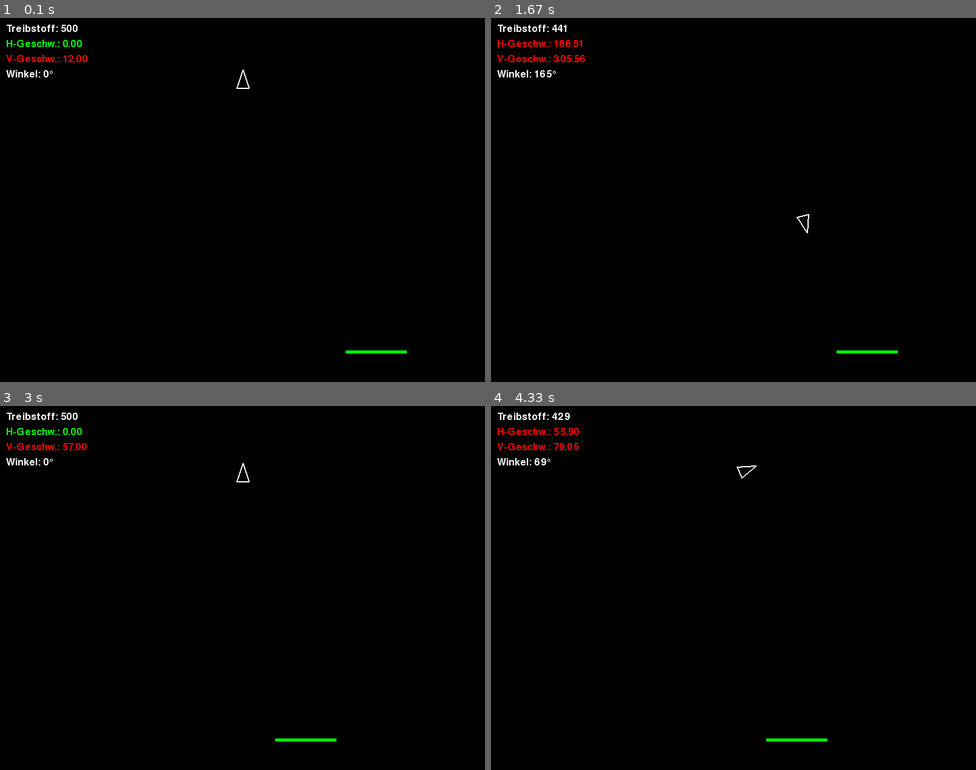
Above: before the commit, frames 1-4 (two rows, left to right).
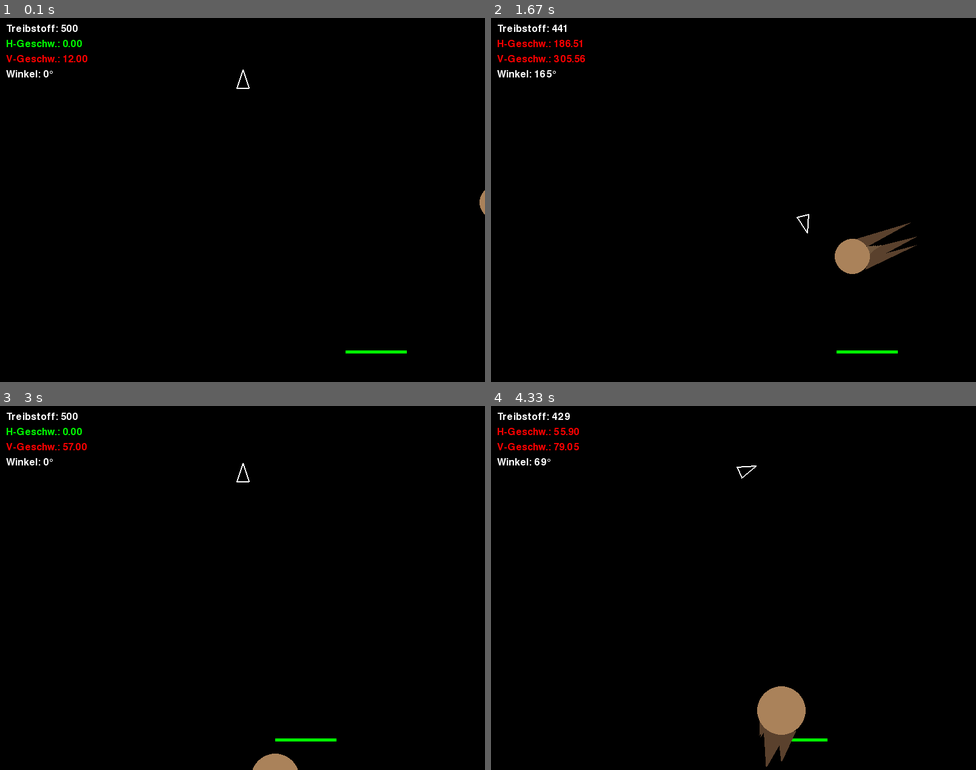
Above: after the commit, the same moments.

Repository: Lui-Wy/LunarLander-ReinforcementLearning
Game: pygame game, started from HumanGame/main.py
Same seed, same stepped clock (60 frames per second), same inputs: the game is played once before the commit and once after it.
Inputs:
- Up to frame 1 (0.1 s): no input
- Up to frame 2 (1.67 s): hold Right 0.33-0.8 s; hold Up 0.83-1.13 s; tap Space at 0.9, 1.23, 1.53 s; hold Right 1.17-1.63 s
- Up to frame 3 (3 s): hold Left 1.67-2.2 s; tap Space at 1.73, 2.03 s; tap R at 2.67 s
- Up to frame 4 (4.33 s): hold Up 3-3.37 s; tap Space at 3.07, 3.47, 3.77, 4.13 s; hold Right 3.4-4.03 s; hold Left from 4.07 s (still down)

The runs differ from the first frame. In frame 1, less than 0.1% of the frame differs, in the area x 98-100%, y 47-54%; in frame 2, 1.0%; in frame 3, 0.3%; in frame 4, 1.4%, in the area x 54-65%, y 77-100%.

Commit message:
added meteor

Diff:
--- a/AIGame/codeForAI.py
+++ b/AIGame/codeForAI.py
@@ -3,12 +3,16 @@
 import numpy as np
 import pygame
 
-from game_logic import MAX_FUEL, GameState, WORLD_WIDTH, WORLD_HEIGHT
+from game_logic import MAX_FUEL, GameState, WORLD_WIDTH, WORLD_HEIGHT, METEOR_MAX_RADIUS, LANDER_COLLISION_RADIUS
 from HumanGame.rendering import draw_screen
 
 PHYSICS_FPS = 60
 PHYSICS_DT = 1.0 / PHYSICS_FPS
 VELOCITY_NORM = 300.0
+
+# Sicherheitsabstand zum Meteor, ab dem eine Annäherung bestraft wird
+METEOR_SAFE_MARGIN = 80.0
+METEOR_AVOIDANCE_WEIGHT = 4.0
 
 class LunarLanderEnv:
     def __init__(self, render_mode=False):
@@ -46,6 +50,7 @@
 
     def _get_observation(self):
         lander = self.game_state.lander
+        meteor = self.game_state.meteor
         pad_center_x = (self.game_state.pad_x_start + self.game_state.pad_x_end) / 2
 
         angle_norm = ((lander.angle + 180) % 360 - 180) / 180
@@ -58,7 +63,12 @@
             angle_norm,
             lander.fuel / MAX_FUEL,
             pad_center_x / WORLD_WIDTH,
-            (lander.x - pad_center_x) / WORLD_WIDTH
+            (lander.x - pad_center_x) / WORLD_WIDTH,
+            meteor.x / WORLD_WIDTH,
+            meteor.y / WORLD_HEIGHT,
+            meteor.vx / VELOCITY_NORM,
+            meteor.vy / VELOCITY_NORM,
+            meteor.radius / METEOR_MAX_RADIUS
         ], dtype=np.float32)
 
     def step(self, action):
@@ -117,6 +127,16 @@
         reward -= abs(lander.vy - target_vy) / 100.0
         reward -= angle_error * 1.0
 
+        # Abstand zum Meteor bestrafen, sobald er den Sicherheitsabstand unterschreitet
+        meteor = self.game_state.meteor
+        meteor_distance = math.hypot(lander.x - meteor.x, lander.y - meteor.y)
+        meteor_collision_distance = meteor.radius + LANDER_COLLISION_RADIUS
+        meteor_safe_distance = meteor_collision_distance + METEOR_SAFE_MARGIN
+
+        if meteor_distance < meteor_safe_distance:
+            danger = (meteor_safe_distance - meteor_distance) / METEOR_SAFE_MARGIN
+            reward -= danger * METEOR_AVOIDANCE_WEIGHT
+
         # nicht ewig fliegen / Treibstoff sparen
         reward -= 0.02
         if main_thrust:
--- a/AIGame/realTestOfAI.py
+++ b/AIGame/realTestOfAI.py
@@ -5,8 +5,8 @@
 
 def main():
     env = LunarLanderEnv(render_mode=True)
-    q_net = DQN(8, 4)
-    q_net.load_state_dict(torch.load("dataFromTraining_2.pth"))
+    q_net = DQN(13, 4)
+    q_net.load_state_dict(torch.load("dataFromTraining.pth"))
     q_net.eval() # Netzwerk in Testmodus versetzen
 
     for episode in range(5):
--- a/AIGame/trainAI.py
+++ b/AIGame/trainAI.py
@@ -91,8 +91,8 @@
     env = LunarLanderEnv(render_mode=False)
 
     # Netzwerke initialisieren (Online-Netz und stabiles Target-Netz)
-    q_net = DQN(8, 4)
-    target_net = DQN(8, 4)
+    q_net = DQN(13, 4)
+    target_net = DQN(13, 4)
     target_net.load_state_dict(q_net.state_dict())
 
     optimizer = optim.Adam(q_net.parameters(), lr=LR)
--- a/HumanGame/rendering.py
+++ b/HumanGame/rendering.py
@@ -8,6 +8,10 @@
 GREEN = (0, 255, 0)
 RED = (255, 0, 0)
 YELLOW = (255, 255, 0)
+METEOR_COLOR = (170, 130, 90)
+METEOR_TRAIL_COLOR = (110, 85, 60)
+METEOR_STREAK_COLOR = (90, 65, 45)
+METEOR_STREAK_TIME_FACTOR = 0.5
 
 
 def get_viewport(screen: pygame.Surface) -> tuple[float, int, int]:
@@ -179,6 +183,102 @@
         pygame.draw.polygon(screen, YELLOW, rotated_flame)
 
 
+def get_streak_triangle(meteor, attach_offset: float, length_factor: float):
+    """
+    Berechnet die drei Eckpunkte eines Schweif-Dreiecks im Worldspace.
+
+    Beide Basispunkte liegen exakt auf dem Meteorrand (Abstand = Radius vom
+    Mittelpunkt), sodass keine Ecke seitlich über die Kugel hinausragt. Die
+    Spitze zeigt für alle Dreiecke exakt entgegen der Flugrichtung. Länge und
+    Basisbreite skalieren mit der Meteorgeschwindigkeit.
+
+    Args:
+        meteor: Meteor-Objekt mit Position, Geschwindigkeit und Radius.
+        attach_offset (float): Winkel-Offset des Ansatzpunkts auf dem Meteorrand in Grad.
+        length_factor (float): Individueller Längen-/Breitenfaktor dieses Dreiecks.
+
+    Returns:
+        tuple: Drei (x, y) Worldspace-Punkte des Dreiecks.
+    """
+    speed = math.hypot(meteor.vx, meteor.vy)
+    backward_angle = math.atan2(meteor.vy, meteor.vx) + math.pi
+    back_x, back_y = math.cos(backward_angle), math.sin(backward_angle)
+
+    # Ansatzpunkt darf um den Meteorrand herum variieren
+    attach_angle = backward_angle + math.radians(attach_offset)
+
+    # Beide Basisecken liegen exakt auf dem Kreisumfang, symmetrisch um den Ansatzwinkel
+    angular_half_width = math.radians(20.0 * length_factor)
+    base_angle_1 = attach_angle - angular_half_width
+    base_angle_2 = attach_angle + angular_half_width
+
+    base1 = (
+        meteor.x + math.cos(base_angle_1) * meteor.radius,
+        meteor.y + math.sin(base_angle_1) * meteor.radius
+    )
+    base2 = (
+        meteor.x + math.cos(base_angle_2) * meteor.radius,
+        meteor.y + math.sin(base_angle_2) * meteor.radius
+    )
+
+    length = max(8.0, speed * METEOR_STREAK_TIME_FACTOR * length_factor)
+    apex_base_x = meteor.x + math.cos(attach_angle) * meteor.radius
+    apex_base_y = meteor.y + math.sin(attach_angle) * meteor.radius
+
+    tip = (
+        apex_base_x + back_x * length,
+        apex_base_y + back_y * length
+    )
+
+    return base1, base2, tip
+
+
+def draw_meteor(screen: pygame.Surface, meteor) -> None:
+    """
+    Zeichnet den Meteor als Kugel mit Schweif-Dreiecken und einem ausblendenden
+    Staubstreifen, die Flugrichtung und Geschwindigkeit erkennbar machen.
+
+    Args:
+        screen (pygame.Surface): Oberfläche, auf die gezeichnet wird.
+        meteor: Meteor-Objekt mit Position, Radius und Bewegungsspur.
+
+    Returns:
+        None
+    """
+    for angle_offset, length_factor in meteor.streaks:
+        p1, p2, p3 = get_streak_triangle(meteor, angle_offset, length_factor)
+
+        pygame.draw.polygon(
+            screen,
+            METEOR_STREAK_COLOR,
+            [
+                world_to_screen(*p1, screen),
+                world_to_screen(*p2, screen),
+                world_to_screen(*p3, screen)
+            ]
+        )
+
+    trail_len = len(meteor.trail)
+
+    for i, (tx, ty) in enumerate(meteor.trail):
+        fade = (i + 1) / (trail_len + 1)
+        dot_radius = max(1, meteor.radius * fade * 0.5)
+
+        pygame.draw.circle(
+            screen,
+            METEOR_TRAIL_COLOR,
+            world_to_screen(tx, ty, screen),
+            scale_length(dot_radius, screen)
+        )
+
+    pygame.draw.circle(
+        screen,
+        METEOR_COLOR,
+        world_to_screen(meteor.x, meteor.y, screen),
+        scale_length(meteor.radius, screen)
+    )
+
+
 def draw_screen(screen, font, game_state):
     screen.fill(GREY)
 
@@ -205,6 +305,7 @@
         scale_length(5, screen)
     )
 
+    draw_meteor(screen, game_state.meteor)
     draw_lander(screen, lander)
 
     color_vx = GREEN if abs(lander.vx) < 1.0 else RED
--- a/VersusGame/main.py
+++ b/VersusGame/main.py
@@ -4,11 +4,11 @@
 import pygame
 import torch
 
-from game_logic import GameState, Lander, MAX_FUEL, WORLD_WIDTH, WORLD_HEIGHT
+from game_logic import GameState, Lander, Meteor, MAX_FUEL, WORLD_WIDTH, WORLD_HEIGHT, METEOR_MAX_RADIUS, spawn_meteor
 from HumanGame.rendering import draw_screen
 from AIGame.trainAI import DQN
 
-MODEL_PATH = "dataFromTraining_2.pth"
+MODEL_PATH = "dataFromTraining.pth"
 
 HEADER_HEIGHT = 40
 SCREEN_WIDTH = WORLD_WIDTH * 2
@@ -30,6 +30,7 @@
 
 def get_observation(game_state: GameState) -> np.ndarray:
     lander = game_state.lander
+    meteor = game_state.meteor
     pad_center_x = (game_state.pad_x_start + game_state.pad_x_end) / 2
 
     angle_norm = ((lander.angle + 180) % 360 - 180) / 180
@@ -42,7 +43,12 @@
         angle_norm,
         lander.fuel / MAX_FUEL,
         pad_center_x / WORLD_WIDTH,
-        (lander.x - pad_center_x) / WORLD_WIDTH
+        (lander.x - pad_center_x) / WORLD_WIDTH,
+        meteor.x / WORLD_WIDTH,
+        meteor.y / WORLD_HEIGHT,
+        meteor.vx / VELOCITY_NORM,
+        meteor.vy / VELOCITY_NORM,
+        meteor.radius / METEOR_MAX_RADIUS
     ], dtype=np.float32)
 
 
@@ -61,12 +67,40 @@
     ai_state.randomize_pad()
     pad_x_start = ai_state.pad_x_start
     pad_x_end = ai_state.pad_x_end
+
+    meteor_template = spawn_meteor()
 
     for state in (ai_state, human_state):
         state.pad_x_start = pad_x_start
         state.pad_x_end = pad_x_end
         state.lander = Lander(WORLD_WIDTH // 2, 100)
         state.flight_time = 0.0
+        state.meteor = Meteor(
+            meteor_template.x,
+            meteor_template.y,
+            meteor_template.vx,
+            meteor_template.vy,
+            meteor_template.radius
+        )
+
+
+def sync_meteor_respawn(ai_state: GameState, human_state: GameState, last_meteor_id: int) -> int:
+    """
+    Hält den Meteor auf beiden Seiten synchron, falls er (weil komplett vom
+    Bildschirm verschwunden) zwischenzeitlich neu gespawnt wurde. Die KI-Seite
+    dient dabei als Referenz, deren neuer Meteor auf die Mensch-Seite kopiert wird.
+    """
+    if id(ai_state.meteor) != last_meteor_id:
+        human_state.meteor = Meteor(
+            ai_state.meteor.x,
+            ai_state.meteor.y,
+            ai_state.meteor.vx,
+            ai_state.meteor.vy,
+            ai_state.meteor.radius
+        )
+        return id(ai_state.meteor)
+
+    return last_meteor_id
 
 
 def get_side_rects(screen: pygame.Surface) -> tuple[pygame.Rect, pygame.Rect]:
@@ -114,13 +148,14 @@
     font = pygame.font.SysFont(None, 24)
     header_font = pygame.font.SysFont(None, 28)
 
-    q_net = DQN(8, 4)
+    q_net = DQN(13, 4)
     q_net.load_state_dict(torch.load(MODEL_PATH))
     q_net.eval()
 
     ai_state = GameState()
     human_state = GameState()
     reset_round(ai_state, human_state)
+    last_meteor_id = id(ai_state.meteor)
 
     accumulator = 0.0
     ai_action = 0
@@ -148,6 +183,7 @@
 
         if keys[pygame.K_r] and round_over:
             reset_round(ai_state, human_state)
+            last_meteor_id = id(ai_state.meteor)
             round_over = False
 
         if not is_round_over(ai_state):
@@ -169,6 +205,7 @@
             if not round_over:
                 ai_state.update(PHYSICS_DT)
                 human_state.update(PHYSICS_DT)
+                last_meteor_id = sync_meteor_respawn(ai_state, human_state, last_meteor_id)
             accumulator -= PHYSICS_DT
 
         left_rect, right_rect = get_side_rects(screen)
--- a/game_logic.py
+++ b/game_logic.py
@@ -15,6 +15,14 @@
 SAFE_LANDING_VY = 80
 SAFE_LANDING_VX = 50
 SAFE_LANDING_ANGLE = 10
+
+# Meteor: Größe/Geschwindigkeit werden bei jedem (Neu-)Spawn zufällig innerhalb dieser Grenzen bestimmt
+METEOR_MIN_RADIUS = 20
+METEOR_MAX_RADIUS = 45
+METEOR_MIN_SPEED = 80
+METEOR_MAX_SPEED = 220
+
+LANDER_COLLISION_RADIUS = 12
 
 
 class Lander:
@@ -58,6 +66,74 @@
         self.y += self.vy * dt
 
 
+class Meteor:
+    TRAIL_LENGTH = 20
+    STREAK_COUNT = 4
+    STREAK_ANGLE_SPREAD = 50
+    STREAK_MIN_LENGTH_FACTOR = 0.4
+    STREAK_MAX_LENGTH_FACTOR = 1.3
+
+    def __init__(self, x, y, vx, vy, radius):
+        self.x = x
+        self.y = y
+        self.vx = vx
+        self.vy = vy
+        self.radius = radius
+        self.trail = []
+
+        # Winkel-Offset und Längenfaktor je Schweif-Dreieck, einmalig pro Meteor bestimmt
+        self.streaks = [
+            (
+                random.uniform(-self.STREAK_ANGLE_SPREAD, self.STREAK_ANGLE_SPREAD),
+                random.uniform(self.STREAK_MIN_LENGTH_FACTOR, self.STREAK_MAX_LENGTH_FACTOR)
+            )
+            for _ in range(self.STREAK_COUNT)
+        ]
+
+    def update(self, dt: float):
+        self.trail.append((self.x, self.y))
+        if len(self.trail) > self.TRAIL_LENGTH:
+            self.trail.pop(0)
+
+        self.x += self.vx * dt
+        self.y += self.vy * dt
+
+    def is_off_screen(self) -> bool:
+        """True, sobald der Meteor die Szene komplett (inkl. Radius) verlassen hat."""
+        return (
+            self.x + self.radius < 0 or
+            self.x - self.radius > WORLD_WIDTH or
+            self.y + self.radius < 0 or
+            self.y - self.radius > WORLD_HEIGHT
+        )
+
+
+def spawn_meteor() -> Meteor:
+    """Erzeugt einen Meteor mit zufälliger (aber pro Runde fixer) Größe und Geschwindigkeit."""
+    radius = random.uniform(METEOR_MIN_RADIUS, METEOR_MAX_RADIUS)
+    speed = random.uniform(METEOR_MIN_SPEED, METEOR_MAX_SPEED)
+    edge = random.choice(("left", "right", "top", "bottom"))
+
+    if edge == "left":
+        x, y = -radius, random.uniform(0, WORLD_HEIGHT)
+        dx, dy = 1.0, random.uniform(-0.6, 0.6)
+    elif edge == "right":
+        x, y = WORLD_WIDTH + radius, random.uniform(0, WORLD_HEIGHT)
+        dx, dy = -1.0, random.uniform(-0.6, 0.6)
+    elif edge == "top":
+        x, y = random.uniform(0, WORLD_WIDTH), -radius
+        dx, dy = random.uniform(-0.6, 0.6), 1.0
+    else:
+        x, y = random.uniform(0, WORLD_WIDTH), WORLD_HEIGHT + radius
+        dx, dy = random.uniform(-0.6, 0.6), -1.0
+
+    length = math.hypot(dx, dy)
+    vx = dx / length * speed
+    vy = dy / length * speed
+
+    return Meteor(x, y, vx, vy, radius)
+
+
 class GameState:
     def __init__(self):
         self.pad_width = 100
@@ -65,6 +141,7 @@
         self.randomize_pad()
         self.lander = Lander(WORLD_WIDTH // 2, 100)
         self.flight_time = 0.0
+        self.meteor = spawn_meteor()
 
     def randomize_pad(self):
         self.pad_x_start = random.randint(0, WORLD_WIDTH - self.pad_width)
@@ -74,6 +151,7 @@
         self.randomize_pad()
         self.lander = Lander(WORLD_WIDTH // 2, 100)
         self.flight_time = 0.0
+        self.meteor = spawn_meteor()
 
     def set_inputs(self, main_thrust, rotate_right, rotate_left):
         lander = self.lander
@@ -94,6 +172,16 @@
             self.flight_time += dt
 
         lander.update(dt)
+
+        if lander.is_alive and not lander.has_landed:
+            self.meteor.update(dt)
+
+            dist = math.hypot(lander.x - self.meteor.x, lander.y - self.meteor.y)
+            if dist < self.meteor.radius + LANDER_COLLISION_RADIUS:
+                lander.is_alive = False
+
+            if self.meteor.is_off_screen():
+                self.meteor = spawn_meteor()
 
         if lander.y >= self.pad_y - 15:
             if self.pad_x_start <= lander.x <= self.pad_x_end:
Binary file added: training_progress_3.png
Not shown, added: dataFromTraining_3.pth
